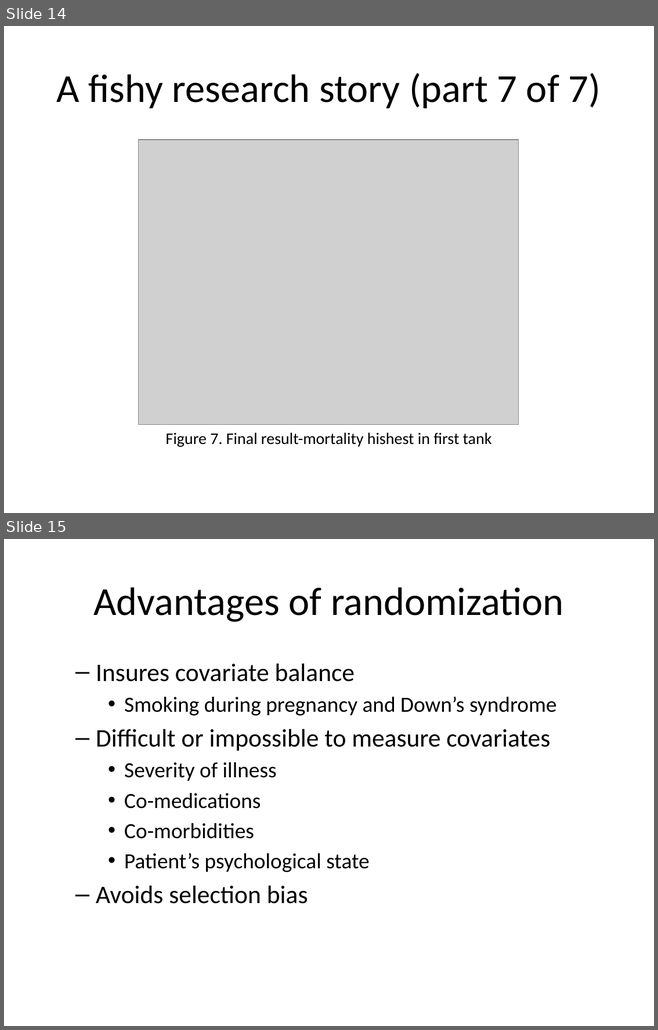
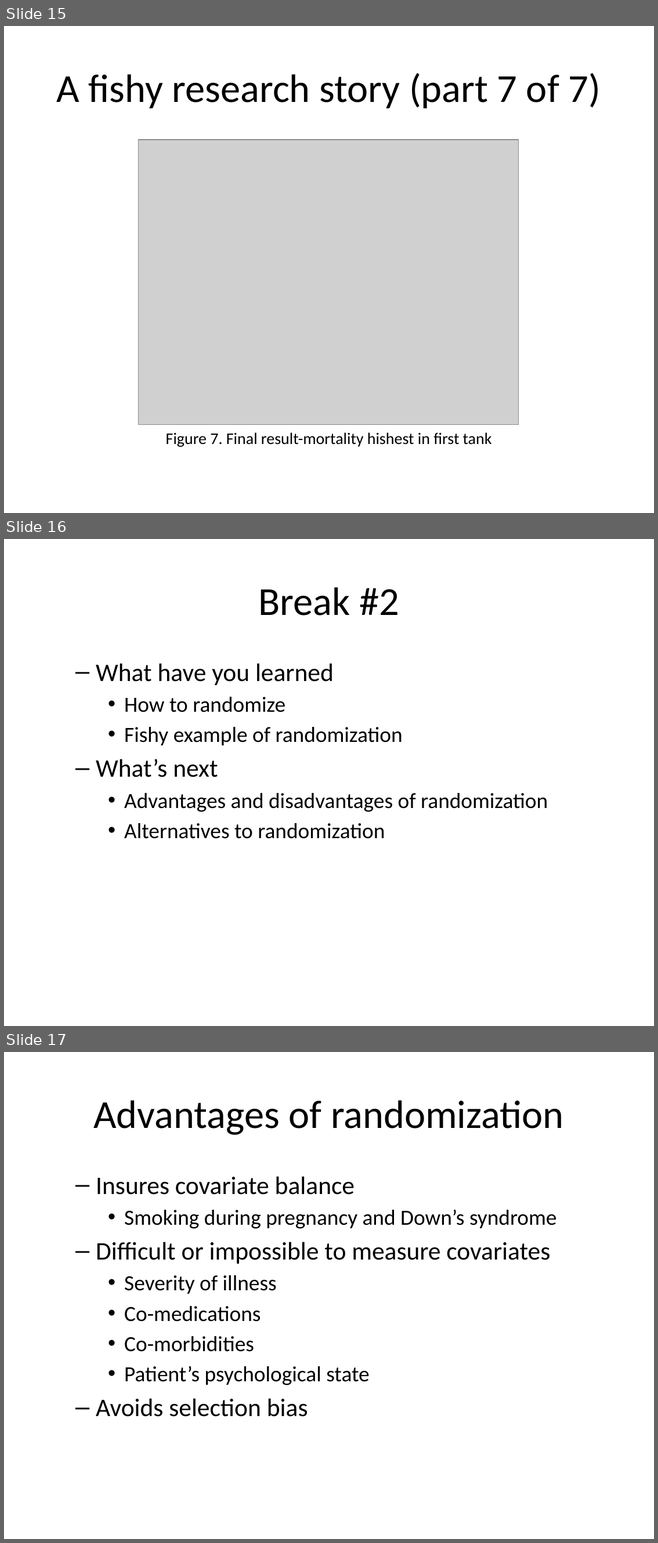
Before and after one commit to pmean/classes, a slide deck: clinical-research-methodology/results/video04-randomized-trials.pptx. Shown one above the other, each under a label of ours: slides 14 and 15 before the commit, slides 15, 16 and 17 after it. The pictures are 658x1030 and 658x1543 pixels, drawn with LibreOffice and Linux fonts; fonts in the diff are those of the drawing; grey boxes stand for pictures. Boxes give left, top, right and bottom in pixels: in the first picture for what was removed or moved away, otherwise in the second. Text is boxed around its words. In the diff, an @@ line names an element or a change of style, - is before the commit and + after.

```diff
--- a/clinical-research-methodology/results/video04-randomized-trials.pptx
+++ b/clinical-research-methodology/results/video04-randomized-trials.pptx
@@ slide 16 added at [4,539,654,1026], background #FFFFFF @@
@@ title added at [259,587,399,616], 44 pt, text #000000 @@
+Break #2
@@ text added at [96,663,547,839], 24 pt, text #000000 @@
+  – What have you learned
+    • How to randomize
+    • Fishy example of randomization
+  – What’s next
+    • Advantages and disadvantages of randomization
+    • Alternatives to randomization
@@ what was slide 14 is now slide 15 @@
@@ what was slide 15 is now slide 17 @@
```
Also in this commit, not shown: 1 slide changed, 4 other slides added, 8 other files.
